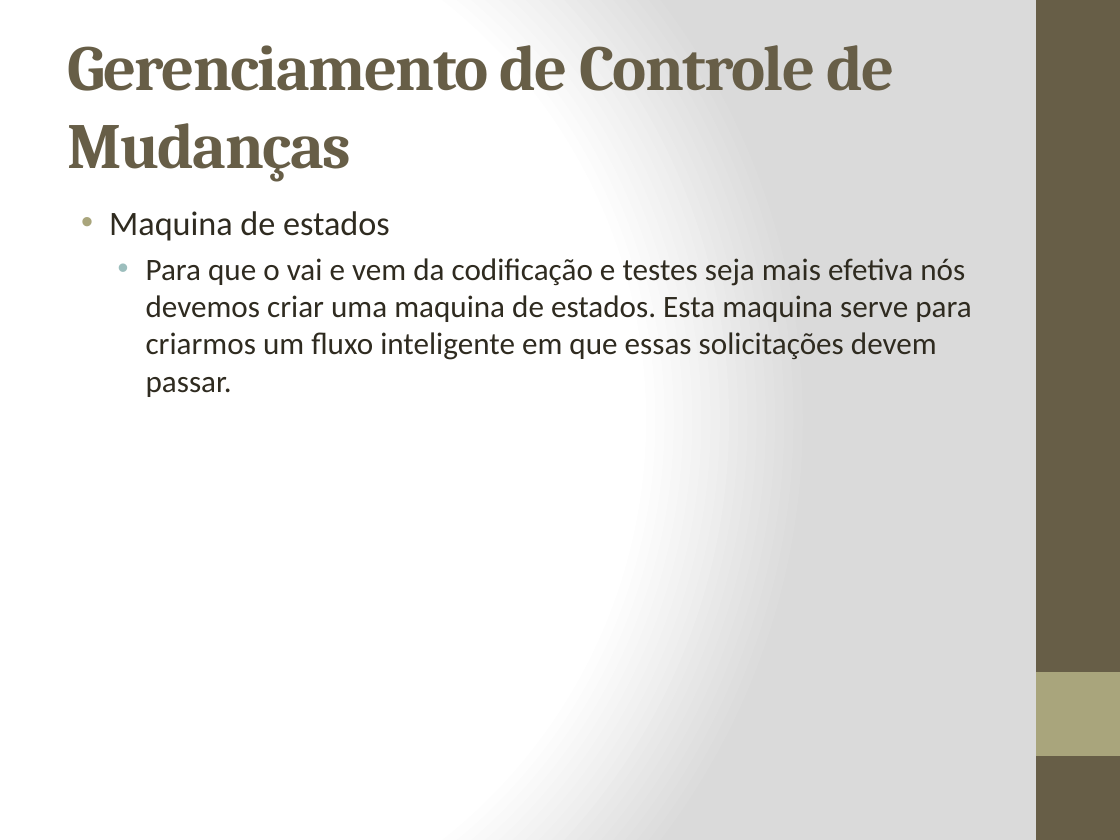
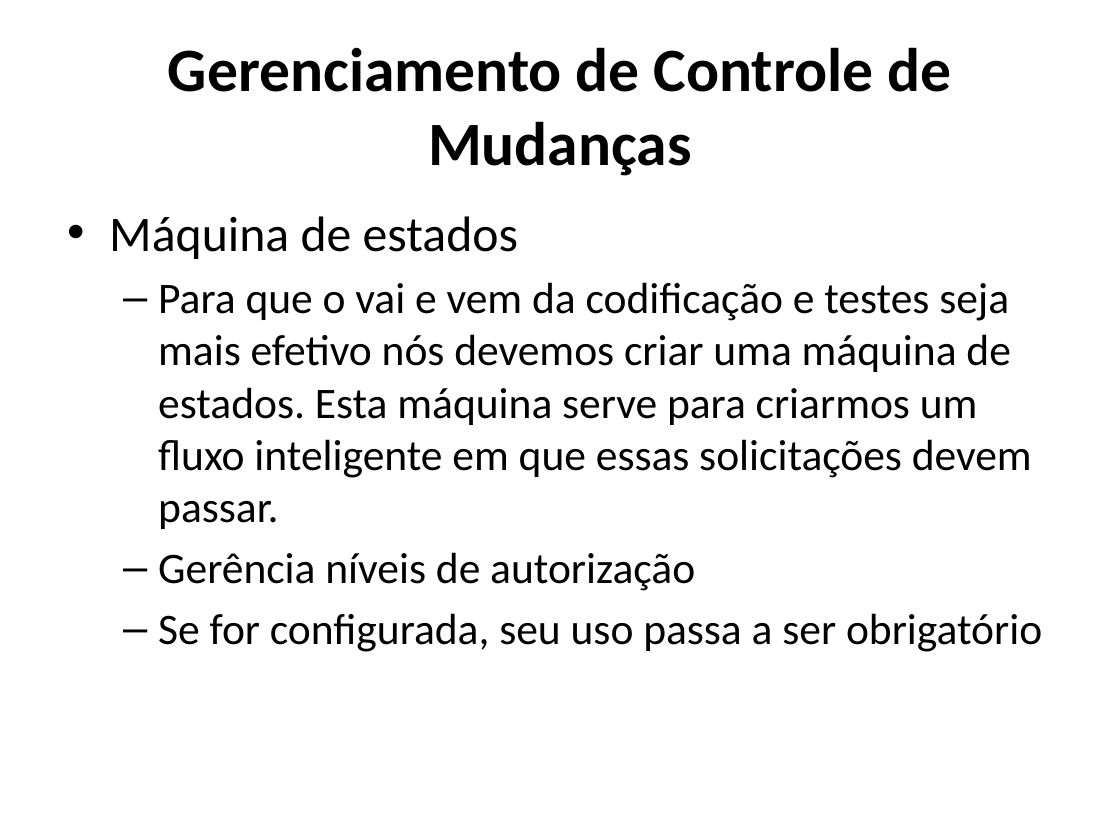
Before and after one commit to carlosneo/dotprojecteap, a slide deck: slide 10 of Dot Project EAP/4. System Management/Gerência de configuração/Gerencia de configuração e mudança de software.pptx (slide 3 before the commit). Drawn at 1120x840 pixels with LibreOffice and Linux fonts; fonts in the diff are those of the drawing. Boxes give left, top, right and bottom in pixels: in the first picture for what was removed or moved away, otherwise in the second. Text is boxed around its words. In the diff, an @@ line names an element or a change of style, - is before the commit and + after.

Commit message:
Atualização do arquivo Gerência de configuração/Gerencia de configuração e mudança de software.pptx

```diff
--- a/Dot Project EAP/4. System Management/Gerência de configuração/Gerencia de configuração e mudança de software.pptx
+++ b/Dot Project EAP/4. System Management/Gerência de configuração/Gerencia de configuração e mudança de software.pptx
@@ background gradient #FFFFFF to #DADADA to #FFFFFF @@
@@ rectangle removed at bbox=[1036, 0, 1120, 840] @@
@@ title "Gerenciamento de Controle de Mudanças" at bbox=[168, 47, 952, 176]: size 41.4 to 39.6 pt, font Cambria to Calibri, text colour #675E47 to #000000, letter spacing -1 to 0 pt; alignment left to centre @@
@@ text at bbox=[109, 216, 1042, 652]: text changed; size 20 to 28 pt; text colour #2F2B20 to #000000 @@
-• Maquina de estados
-  • Para que o vai e vem da codificação e testes seja mais efetiva nós devemos criar uma maquina de estados. Esta maquina serve para criarmos um fluxo inteligente em que essas solicitações devem passar.
+• Máquina de estados
+  – Para que o vai e vem da codificação e testes seja mais efetivo nós devemos criar uma máquina de estados. Esta máquina serve para criarmos um fluxo inteligente em que essas solicitações devem passar.
+  – Gerência níveis de autorização
+  – Se for configurada, seu uso passa a ser obrigatório
@@ rectangle removed at bbox=[1036, 672, 1120, 756] @@
```
Also in this commit, not shown: 3 other slides changed, 8 slides added, 6 slides removed.
